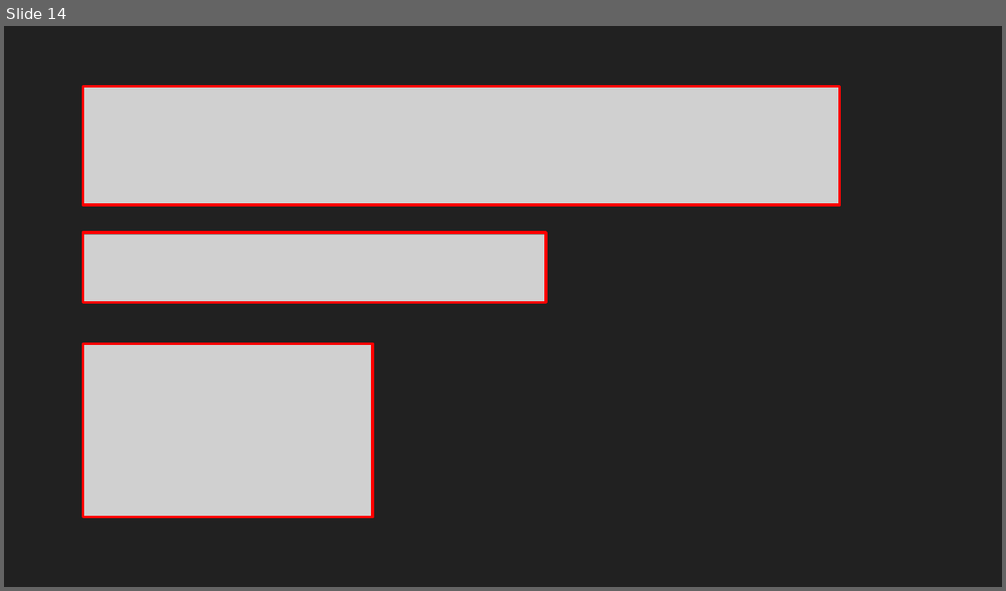
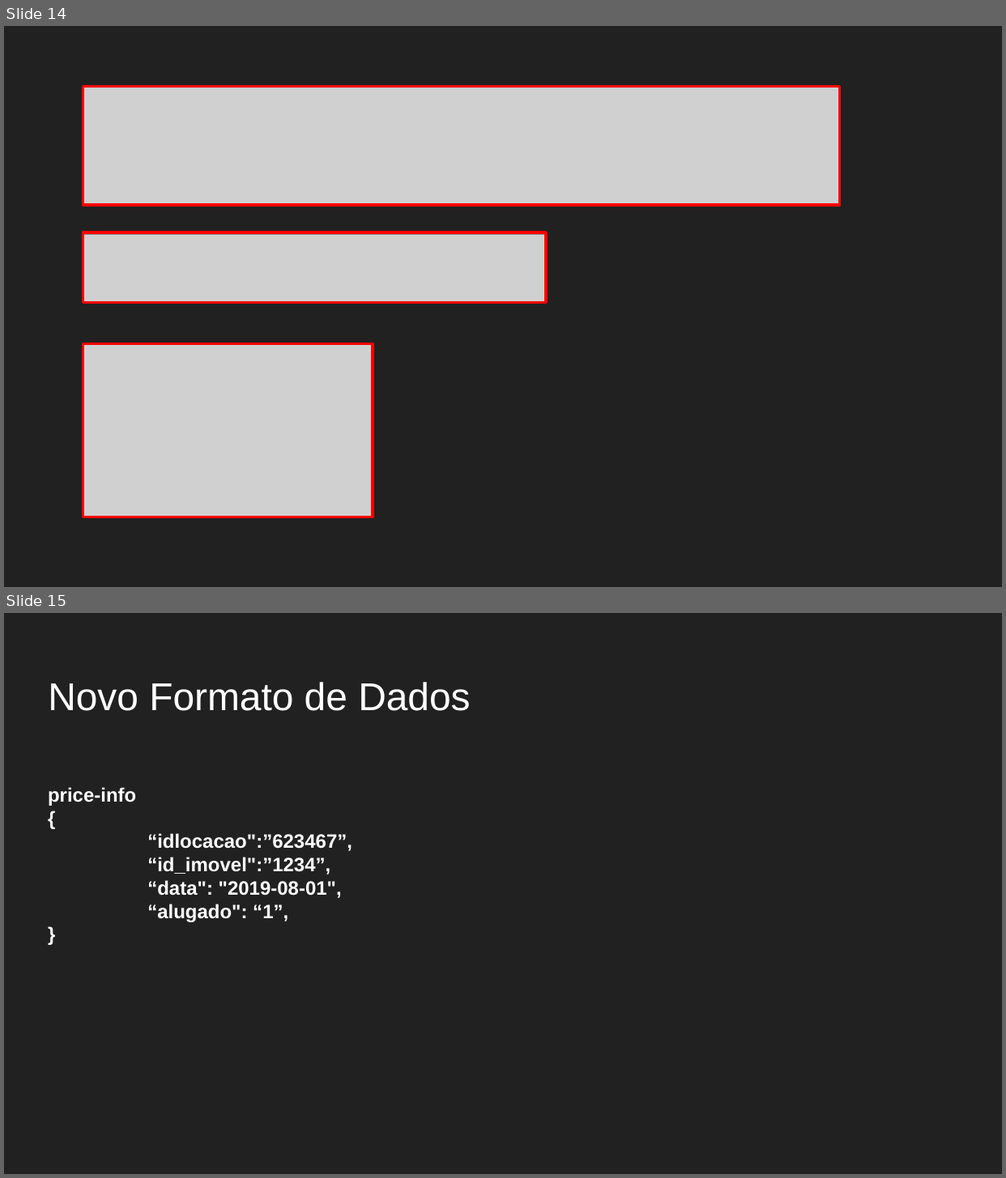
Before and after one commit to arturjacques/DataScience, a slide deck: Apresentação.pptx. Shown one above the other, each under a label of ours: slide 14 before the commit, slides 14 and 15 after it. The pictures are 1006x591 and 1006x1178 pixels, drawn with LibreOffice and Linux fonts; fonts in the diff are those of the drawing; grey boxes stand for pictures. Boxes give left, top, right and bottom in pixels: in the first picture for what was removed or moved away, otherwise in the second. Text is boxed around its words. In the diff, an @@ line names an element or a change of style, - is before the commit and + after.

```diff
--- a/Apresentação.pptx
+++ b/Apresentação.pptx
@@ slide 15 added at [4,613,1002,1174], background #212121 @@
@@ title added at [48,682,470,711], 28 pt, text #FFFFFF @@
+Novo Formato de Dados
@@ text added at [48,787,352,922], 14 pt, text #FFFFFF, bold @@
+price-info
+{
+“idlocacao":”623467”,
+“id_imovel":”1234”,
+“data": "2019-08-01",
+“alugado": “1”,
+}
```
Also in this commit, not shown: 1 slide changed, 4 other slides added.
